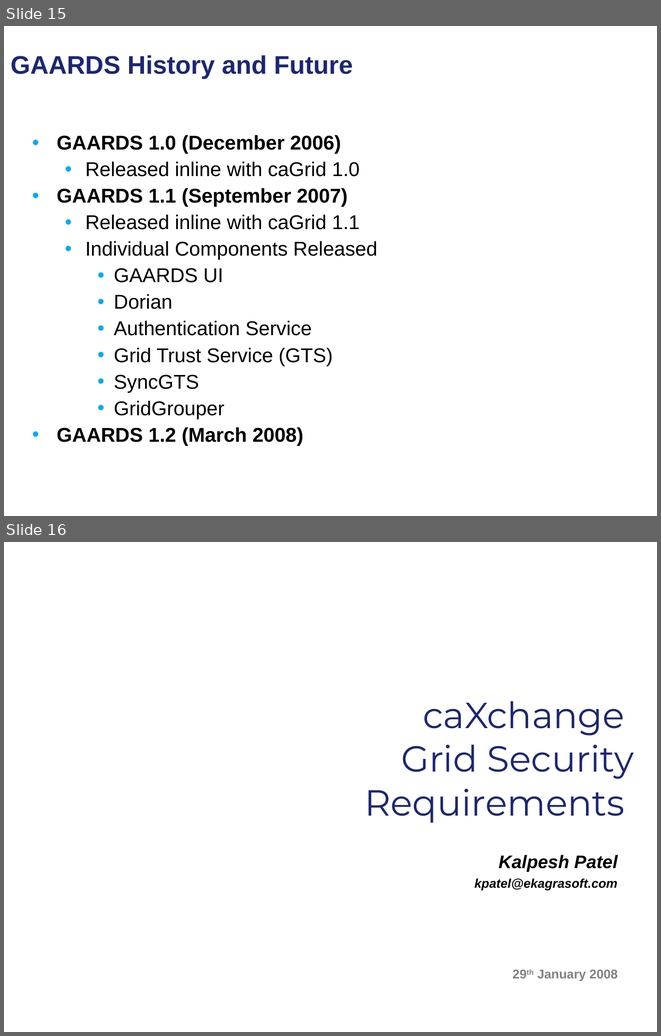
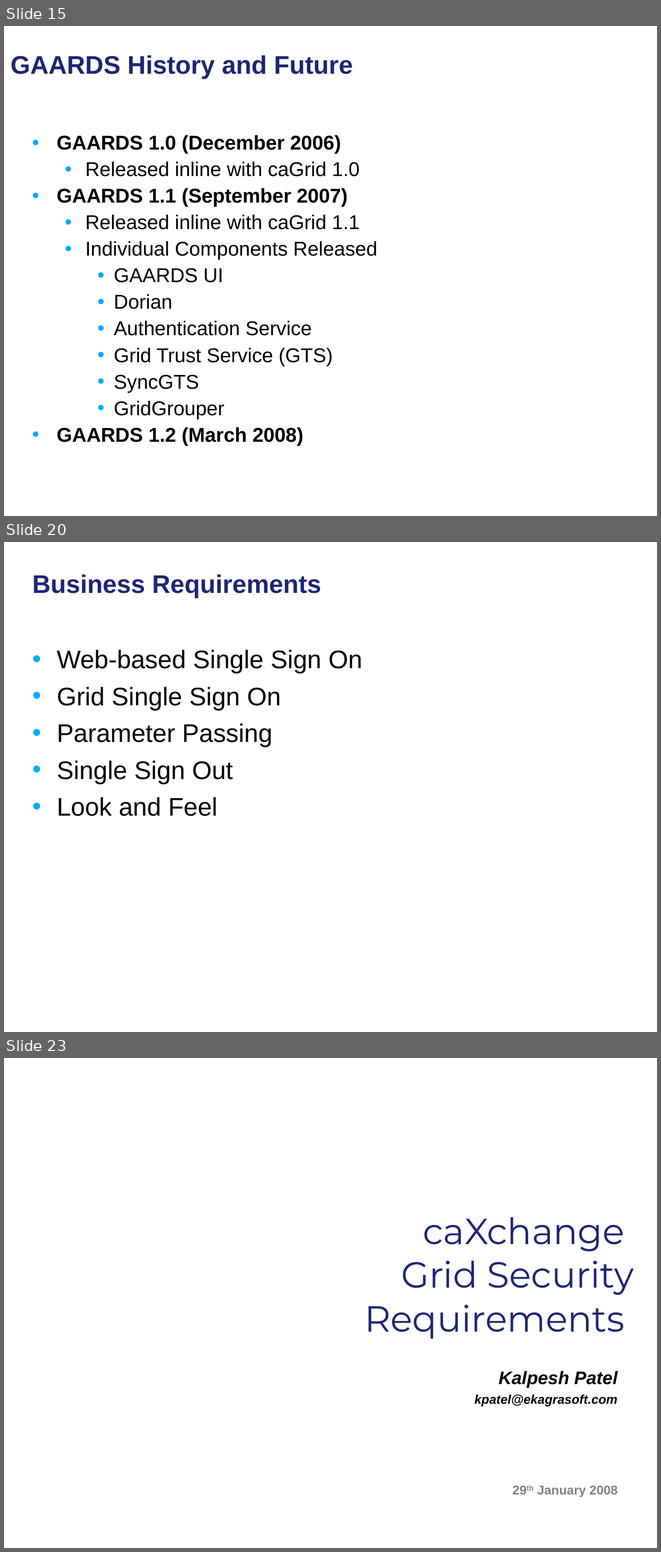
Before and after one commit to NCIP/cagrid-docs, a slide deck: presentations/security/gaards-arch-vcde-f2f-january-2008.ppt. Shown one above the other, each under a label of ours: slides 15 and 16 before the commit, slides 15, 20 and 23 after it; the slides between them are not shown. The pictures are 661x1036 and 661x1552 pixels, drawn with LibreOffice and Linux fonts; fonts in the diff are those of the drawing; background and template pictures are left out. Boxes give left, top, right and bottom in pixels: in the first picture for what was removed or moved away, otherwise in the second. Text is boxed around its words. In the diff, an @@ line names an element or a change of style, - is before the commit and + after.

```diff
--- a/presentations/security/gaards-arch-vcde-f2f-january-2008.ppt
+++ b/presentations/security/gaards-arch-vcde-f2f-january-2008.ppt
@@ slide 20 added at [4, 542, 657, 1032], background picture (left out) @@
@@ title added at [32, 574, 321, 598], 28 pt, text #1C2674, bold @@
+Business Requirements
@@ text added at [57, 650, 362, 816], 28 pt, text #000000 @@
+• Web-based Single Sign On
+• Grid Single Sign On
+• Parameter Passing
+• Single Sign Out
+• Look and Feel
@@ what was slide 16 is now slide 23 @@
```
Also in this commit, not shown: 6 other slides added.
